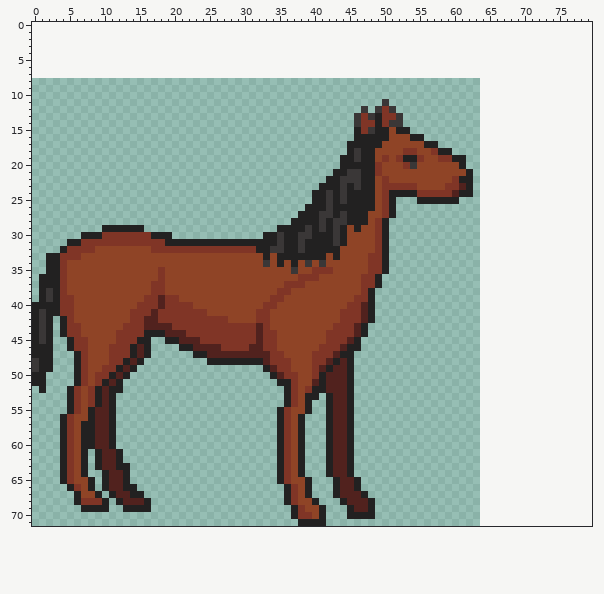
Sprite sheet -- sprite/animal/horse/preview.png. This is how it looked before the edit.
The file is 64x64 pixels. The old version is drawn lined up with the new one, on the new canvas.
New version:
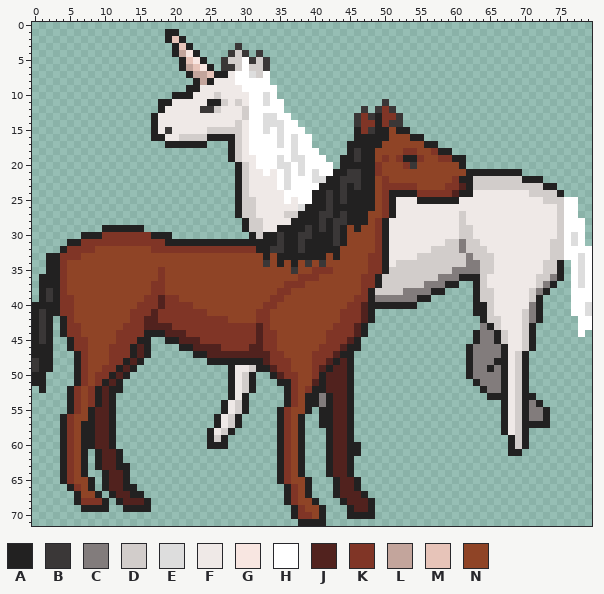
Palette (. is transparent): A #222121  B #3a3737  C #827c7c  D #d2cdcb  E #dddddd  F #efe9e7  G #f8e6e1  H #ffffff  J #51221e  K #803526  L #c3a59c  M #e7c4b9  N #8f4426
Message: Add unicorn to horse sprites static preview
Diff:
canvas 64x64 -> 80x72, the old top-left corner now at 0,8
Changed rows in their new state; - is an unchanged pixel.
first column x 17:
 1 --AA-----------------------------------------------------------
 2 --AMA----------------------------------------------------------
 3 ---AMA------B--------------------------------------------------
 4 ---ALGA----BDB-B-----------------------------------------------
 5 ----AMGA--BDDHBDB----------------------------------------------
 6 ----ALMGA-BBDHDDB----------------------------------------------
 7 -----ALLMAAFHHEDH----------------------------------------------
 8 ------ALAFFFHHHHH----------------------------------------------
 9 -----AAFFFFFFHHHHH---------------------------------------------
10 ---AAAFFFDFFFFHHEH---------------------------------------------
11 -AAFFFFFAADFDFHHEHH--------------------------------------------
12 -AFFFFFBBDFFFDHHHHH--------------------------------------------
13 AFFFFFFFFFFFFDHHEEHH-------------------------------------------
14 AFFFFFFFFFFFDFHHEEEHH------------------------------------------
15 AFBFFFFFDDDDDFHHEHEHHH-----------------------------------------
16 AAFFDDDDAAAADFHHHHEHEHH----------------------------------------
17 --AAAAAA---ADFHHHHEHEHH----------------------------------------
18 -----------ADFHHHHHHEHHH---------------------------------------
19 -----------ADFFHHHEHEEHHH--------------------------------------
20 ------------ADFHHHEEHEHHHH-------------------------------------
21 ------------ADFFHFHEHEHEHH--------------------AAAAAAA----------
22 ------------ADFFFFHEHHHEE---------------------DDDDDDDAAA-------
23 ------------ADFFFFHEHHHH----------------------DDDDDDDDDDAA-----
24 ------------ADFFFFFHHHH-----------------------FFFFFFFFDDDDA----
25 ------------ADDFFFFHFHH------------FFF------FFFFFFFFFFFFDDDHH--
26 ------------ADDFFFFFFE-------------FFFFFFFFFFFFFFFFFFFFFFFDHH--
27 ------------ADDFFFFDD--------------FFFFFFFFFDFFFFFFFFFFFFFDHH--
28 -------------ADDFFFF--------------FFFFFFFFFFDFFFFFFFFFFFFFDHHH-
29 -------------ADDFF----------------FFFFFFFFFFDDFFFFFFFFFFFFDHHH-
30 --------------AD------------------FFFFFFFFFFDDFFFFFFFFFFFFDHEH-
31 ----------------------------------FFFFFFFFDDCDDFFFFFFFFFFDDHEH-
32 ----------------------------------FFFFFFDDDDCDDDFFFFFFFFFDDHHHH
33 ----------------------------------FFFFDDDDDDDCDDDFFFFFFFFDDHHEH
34 ----------------------------------FDDDDDDDDDDCCDDFFFFFFFDDA-HEH
35 ----------------------------------DDDDDDDDDCCCCDDFFFFFFFDDA-HEH
36 ---------------------------------DDDDDDDDCCCAAADFFFFFFFDDCA-HEH
37 ---------------------------------DDDDDDCCCAA--ADFFFFFFFDCA--HEH
38 --------------------------------DDDDCCCCAA----ADDFFFFFDCA---HHH
39 --------------------------------CCCCCCAA------ADDFFFFFDA----HHH
40 --------------------------------AAAAAA--------AADFFFFFCA----HHE
41 ----------------------------------------------AADFFFFDCA----HHE
42 -----------------------------------------------ADDFFFDCA-----HH
43 -----------------------------------------------CADFFFDA------HH
44 ----------------------------------------------ACCADFFDA------H-
45 ----------------------------------------------ACCADFFDA--------
46 ---------------------------------------------ACCCCAFFDA--------
47 ---------------------------------------------ACCCCAFDA---------
48 ---------------------------------------------ACCCAAFDA---------
49 -----------AFFDA-----------------------------ACCACAFDA---------
50 -----------AFDA------------------------------ACCCCAFDA---------
51 -----------AFDA-------------------------------ACCCAFDA---------
52 -----------AFDA--------------------------------ACCAFDA---------
53 -----------AFA----------C-----------------------AAAFDAA--------
54 ----------AFDA---------AC-------------------------AFDACA-------
55 ----------AFDA----------A-------------------------AFDACCA------
56 ---------AFDA-----------A-------------------------AFDACCA------
57 ---------AFDA-----------A-------------------------AFDAAAA------
58 --------AFDA--------------------------------------AFDA---------
59 --------ADA----------------------------------------ADA---------
60 --------AAA------------------A---------------------ADA---------
61 -----------------------------A---------------------AA----------
Changed places in both pictures, as pixel boxes (x1, y1, x2, y2):
added: (151, 29, 333, 239)
added: (375, 169, 592, 456)
added: (207, 365, 263, 449)
added: (312, 393, 326, 428)
added: (354, 442, 361, 456)
